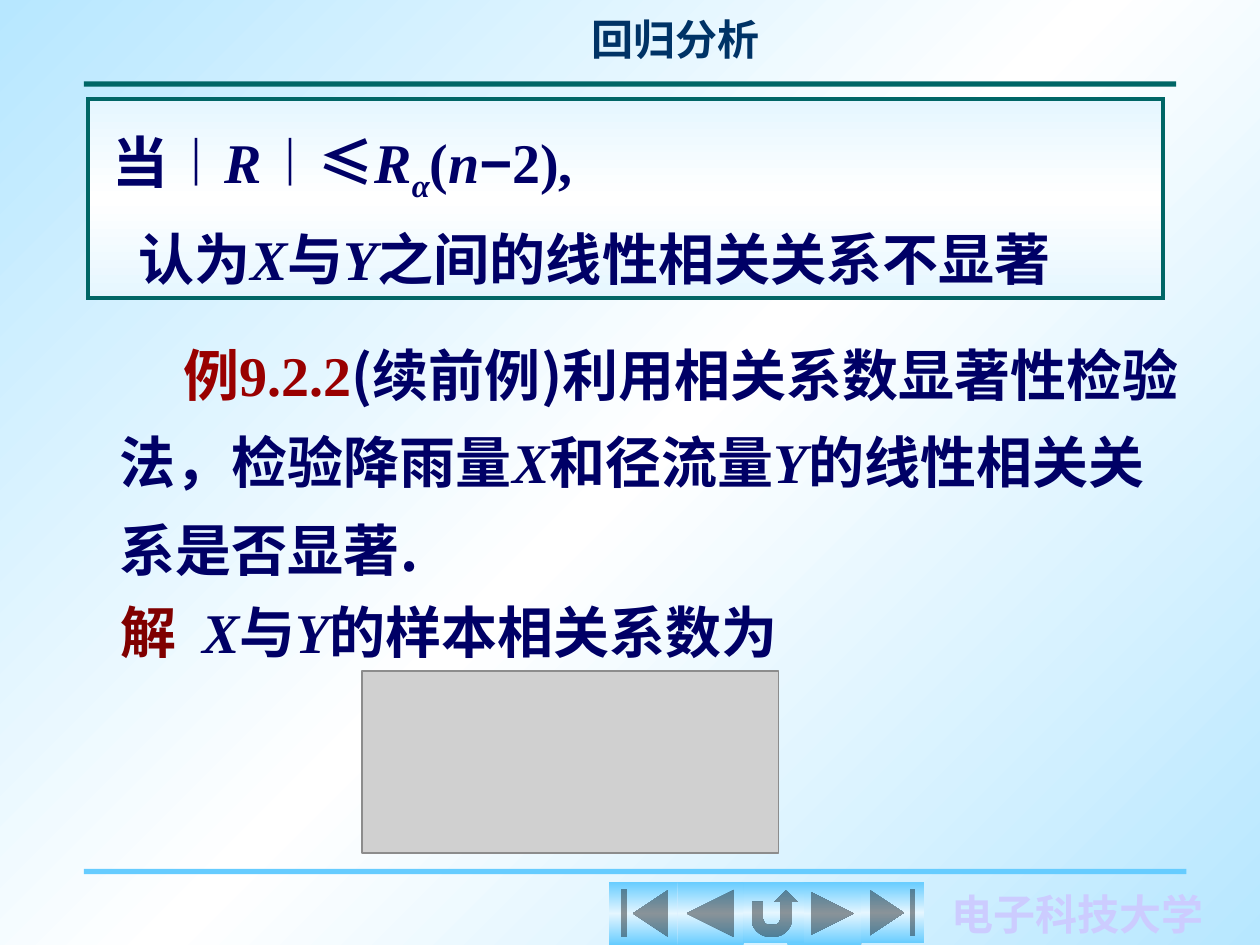
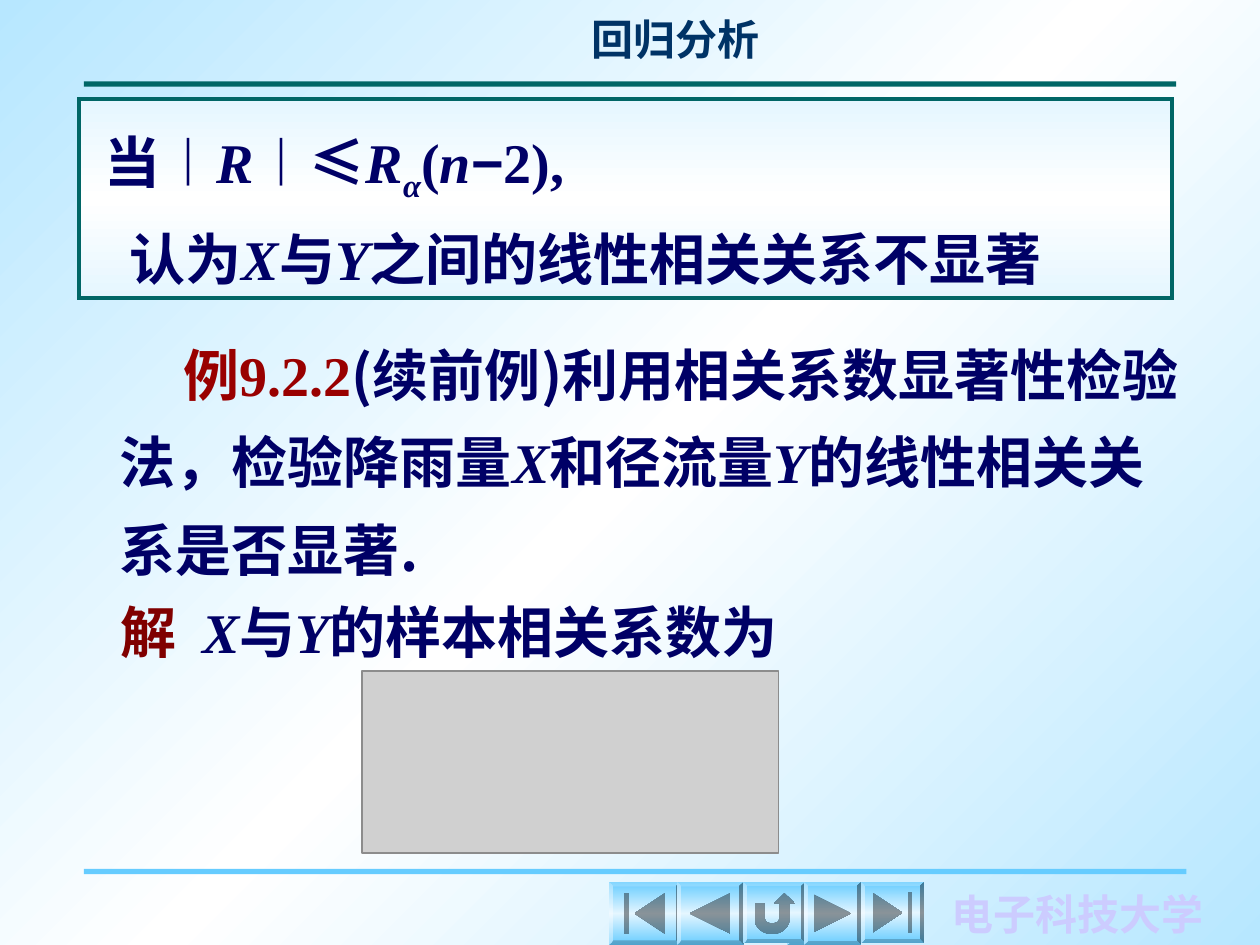
Before and after one commit to RNCHEN/rebuild-2022, a slide deck: slide 25 of possibilities/概率论/Chapter 9/C9_2-1.PPT. Drawn at 1260x945 pixels with LibreOffice and Linux fonts; fonts in the diff are those of the drawing; grey boxes stand for pictures. Boxes give left, top, right and bottom in pixels: in the first picture for what was removed or moved away, otherwise in the second. Text is boxed around its words. In the diff, an @@ line names an element or a change of style, - is before the commit and + after.

```diff
--- a/possibilities/概率论/Chapter 9/C9_2-1.PPT
+++ b/possibilities/概率论/Chapter 9/C9_2-1.PPT
@@ rectangle "当︱R︱≤Rα(n−2),": place and size @@
-rectangle "当︱R︱≤Rα(n−2)," at <box>88,98,1164,299</box>
+rectangle "当︱R︱≤Rα(n−2)," at <box>79,98,1172,299</box>
@@ outline redrawn in 6 elements at <box>788,882,861,945</box>, <box>609,882,680,945</box>, <box>677,882,743,945</box>, <box>743,882,805,944</box>, <box>804,882,861,945</box>, <box>861,882,924,944</box> @@
```
Also in this commit, not shown: 36 other slides changed, 7 other files.
